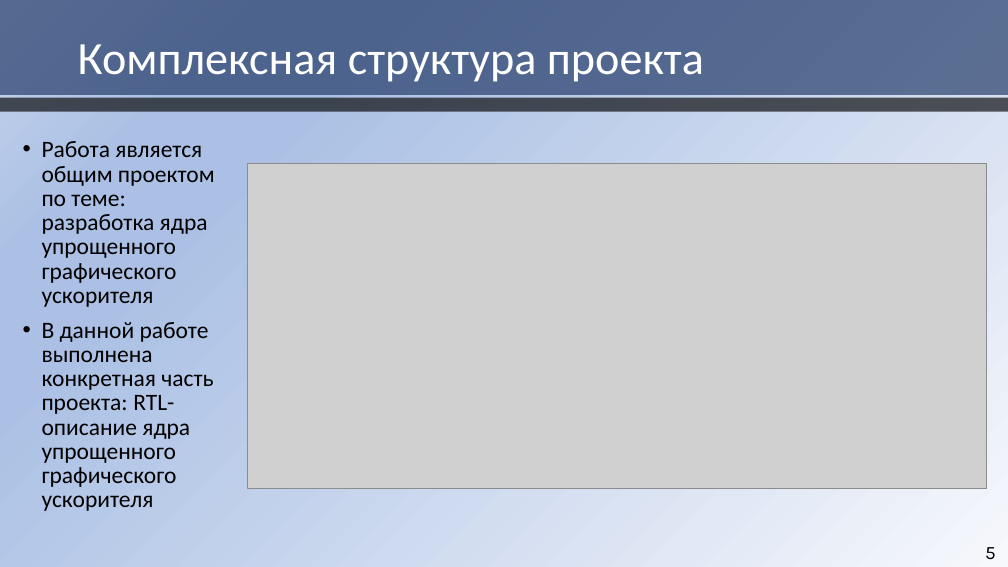
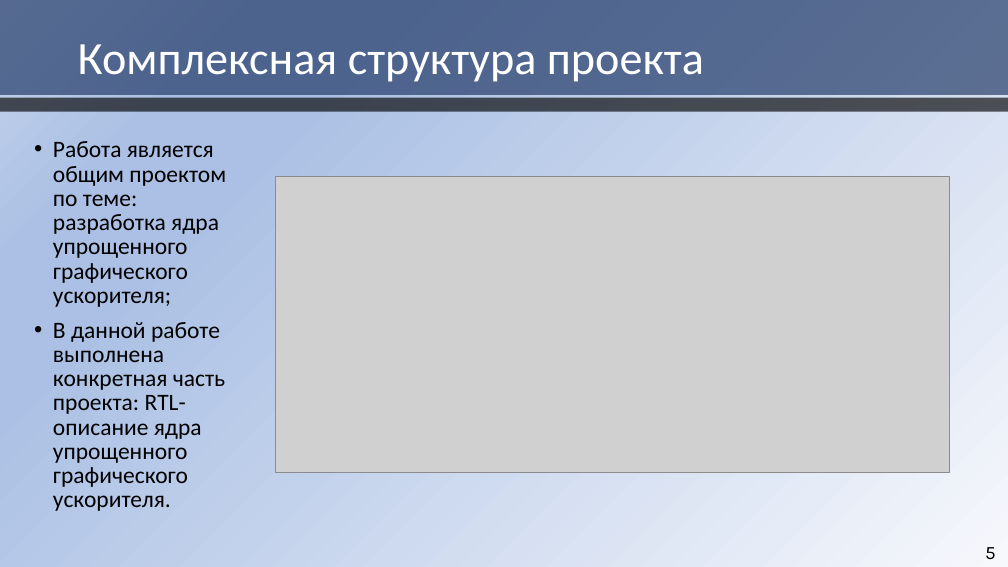
Before and after one commit to HaMeNopeDiot/hardware_gpu, a slide deck: slide 5 of docs/starukhin_dissertation/magister_pres.pptx. Drawn at 1008x567 pixels with LibreOffice and Linux fonts; fonts in the diff are those of the drawing; grey boxes stand for pictures. Boxes give left, top, right and bottom in pixels: in the first picture for what was removed or moved away, otherwise in the second. Text is boxed around its words. In the diff, an @@ line names an element or a change of style, - is before the commit and + after.

```diff
--- a/docs/starukhin_dissertation/magister_pres.pptx
+++ b/docs/starukhin_dissertation/magister_pres.pptx
@@ text at (x1=53, y1=141, x2=226, y2=511): text changed @@
-• Работа является общим проектом по теме: разработка ядра упрощенного графического ускорителя
-• В данной работе выполнена конкретная часть проекта: RTL-описание ядра упрощенного графического ускорителя
+• Работа является общим проектом по теме: разработка ядра упрощенного графического ускорителя;
+• В данной работе выполнена конкретная часть проекта: RTL-описание ядра упрощенного графического ускорителя.
@@ picture resized from (x1=247, y1=164, x2=987, y2=488) to (x1=275, y1=177, x2=950, y2=473) @@
```
Also in this commit, not shown: 4 other slides changed, 1 slide added, 4 other files.
